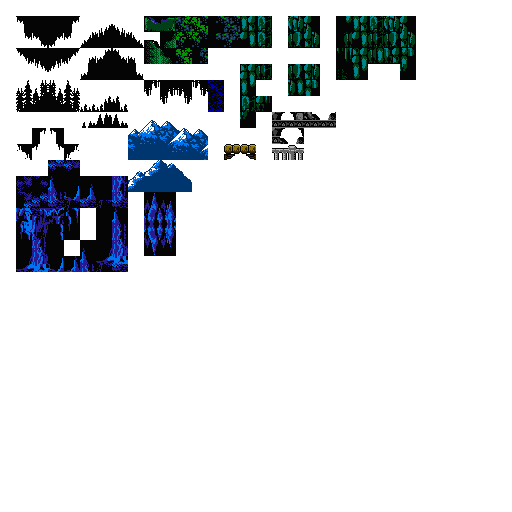
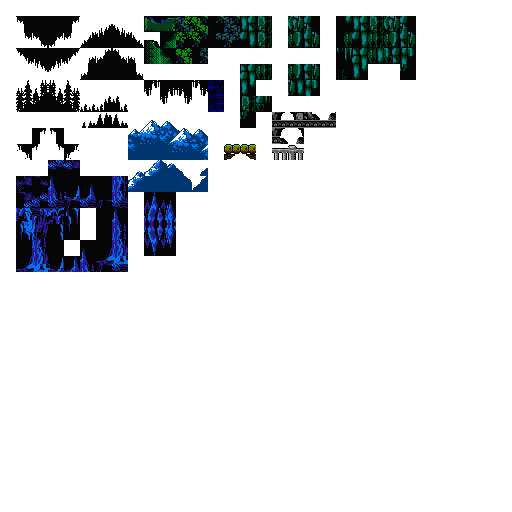
Layered file, before and after one edit (512×512). Changes by layer:
renamed "Layer 46" to "Layer 48", painted on it over left=192, top=168, right=208, bottom=192
